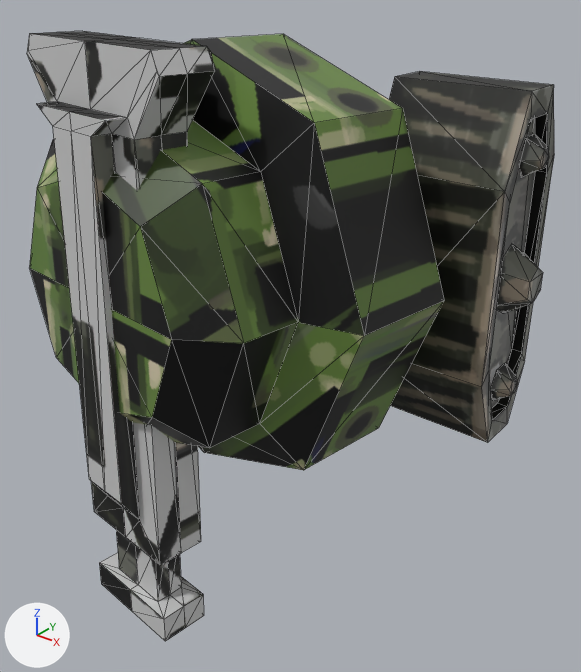
Before and after pictures for a commit that changed the glTF model mod/turret.glb.
Both versions are drawn from a 50 mm lens placed at (7.28, -10.78, 4.18), pointed at (0.46, -2.25, -1.11). The lights are fixed; the arrows at lower left show +X, +Y and +Z. Mesh edges are drawn as thin lines. Where no turn or scale is listed for an object, it has been applied to the vertices. Vertices at the same position are counted once.

Before the edit, the objects in view are built like this:
```python
mat_material = principled_material('Material')
mat_material.texture = img_material_base_color
mat_material.roughness = 0.4
mat_material_001 = principled_material('Material.001')
mat_material_001.texture = img_material
mat_material_002 = principled_material('Material.002')
mat_material_002.texture = img_material_001
me_cube = bpy.data.meshes.new('Cube')
me_cube.from_pydata(...)  # 57 vertices, 110 faces; spans x -3.37..2.85, y -5.06..-0.88, z -3.0..3.12
me_cube.materials.append(mat_material)  # picture img_material_base_color
me_plane = bpy.data.meshes.new('Plane')
me_plane.from_pydata(...)  # 136 vertices, 240 faces; spans x -3.45..3.45, y -1.51..0.0, z -2.56..2.56
me_plane.materials.append(mat_material_002)  # picture img_material_001
me_plane_001 = bpy.data.meshes.new('Plane.001')
me_plane_001.from_pydata(...)  # 99 vertices, 194 faces; spans x -1.87..0.93, y -5.09..-3.45, z -5.17..3.21
me_plane_001.materials.append(mat_material_001)  # picture img_material
ob_cannon = bpy.data.objects.new('Cannon', me_plane_001)
ob_cannon.location = (0.0, -0.12, 0.0)
ob_turret = bpy.data.objects.new('Turret', me_cube)
ob_turret.location = (0.0, -0.12, 0.0)
ob_wheels = bpy.data.objects.new('Wheels', me_plane)
ob_wheels.location = (0.0, 0.12, 0.0)
```
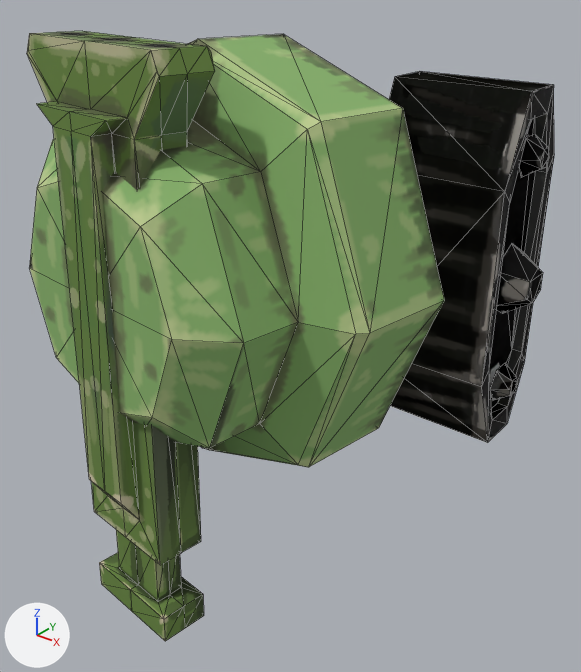
Pixel boxes [x1, y1, x2, y2] of what changed, in the pictures (581 x 672 px; the box of a moved part takes in the faces that stretch with it):
'Turret', surface changed, reshaped
    before: [30, 34, 444, 470]
    after: [30, 34, 444, 467]
'Cannon', surface changed (grey to green)
    both: [27, 31, 215, 641]
'Wheels', surface changed (grey to black)
    both: [389, 71, 554, 442]
part 1 of me_cube, moved or reshaped
    before: [183, 34, 444, 470]
    after: [188, 34, 444, 467]

The change, as a list of edits to the scene's bpy script:
```text
Change img_material:
    img_material: load_image('Material', '_unpacked/Material', 512, 512, 'sRGB') -> load_image('Material', '_unpacked/Material', 256, 256, 'Non-Color')
Add img_body:
    img_body = load_image('body', '_unpacked/body', 256, 256, 'sRGB')
Change mat_material:
    mat_material.texture: img_material_base_color -> img_body
    mat_material.roughness: 0.4 -> 0.9
Change mat_material_001:
    mat_material_001.texture: img_material -> img_material_base_color
    mat_material_001.roughness: 0.5 -> 0.8
Change mat_material_002:
    where n2 = _N.new('ShaderNodeTexImage'); n2.name = 'Image Texture'
    n2.image: img_material_001 -> img_material
    add n3 = _N.new('ShaderNodeNormalMap'); n3.name = 'Normal Map'
    add n3.uv_map = 'UVMap'
    add n4 = _N.new('ShaderNodeTexImage'); n4.name = 'Image Texture.001'
    add n4.image = img_material
    where n0 = _N.new('ShaderNodeBsdfPrincipled'); n0.name = 'Principled BSDF'
    add _L.new(n3.outputs[0], n0.inputs[5])  # 'Normal' to 'Normal'
    add _L.new(n4.outputs[0], n3.inputs[1])  # 'Color' to 'Color'
Change me_cube:
    used by ob_turret; location = (0.0, -0.12, 0.0)
    remove me_cube.from_pydata(...)  # 57 vertices, 110 faces; spans x -3.37..2.85, y -5.06..-0.88, z -3.0..3.12
    add me_cube.from_pydata(...)  # 65 vertices, 126 faces; spans x -3.36..2.85, y -5.06..-0.88, z -3.0..3.12
    me_cube part 1
    8 vertices are removed from x -3.37..2.67, y -3.51..-2.85, z -2.95..3.12
    32 faces are deleted
    11 vertices are added at x -3.28..2.68, y -3.54..-2.89, z -2.96..3.03
    5 new vertices lie (-0.16, -1.49, 0.04) away from vertices in x -3.2..1.94, y -1.89..-1.26, z -2.27..3.08
    48 new faces join them
```
